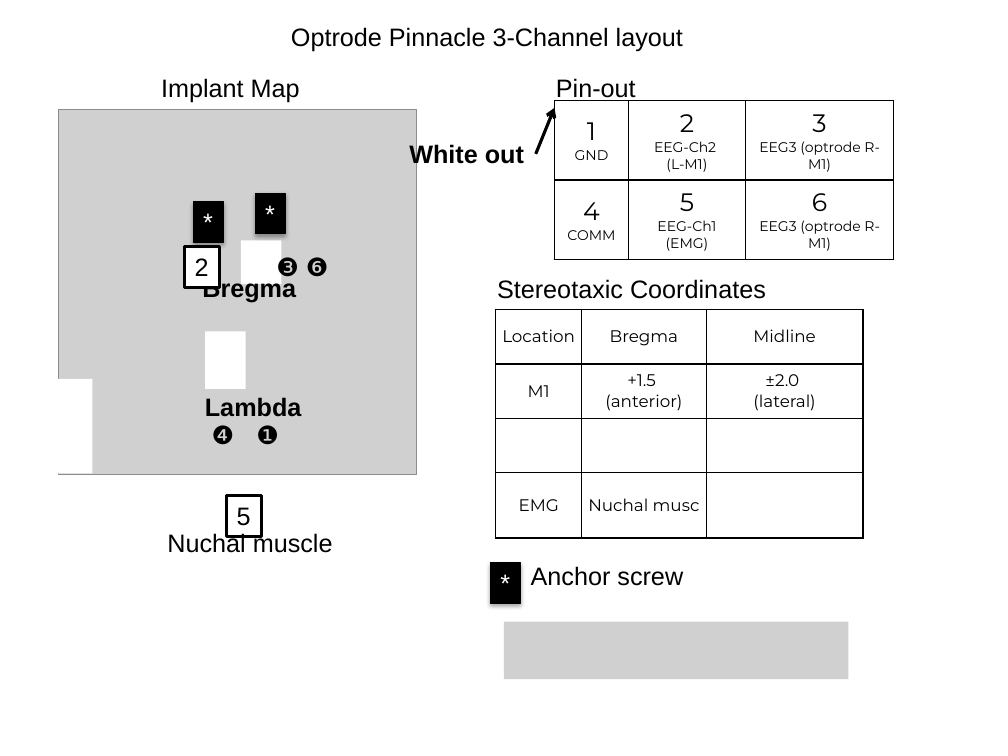
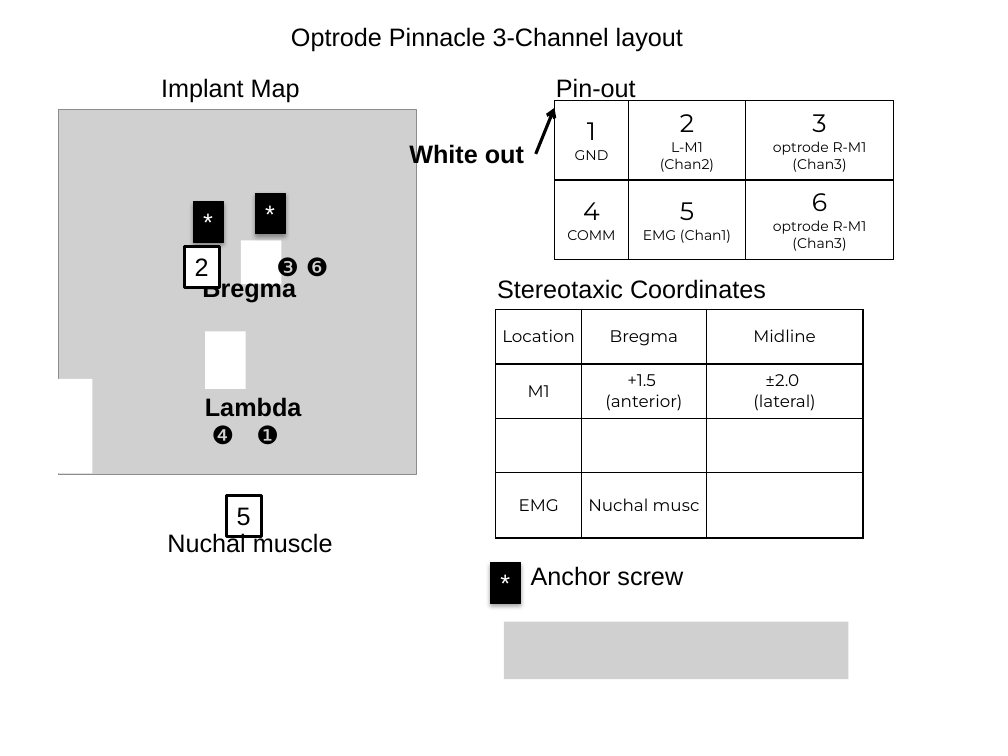
Before and after one commit to korkam/KamLab, a slide deck: slide 1 of _Experiments/_PROTOCOLs/_Surgery/_templates/RM1optrode-LM1-EMG layout.pptx. Drawn at 1008x756 pixels with LibreOffice and Linux fonts; fonts in the diff are those of the drawing; grey boxes stand for pictures. Boxes give left, top, right and bottom in pixels: in the first picture for what was removed or moved away, otherwise in the second. Text is boxed around its words. In the diff, an @@ line names an element or a change of style, - is before the commit and + after.

```diff
--- a/_Experiments/_PROTOCOLs/_Surgery/_templates/RM1optrode-LM1-EMG layout.pptx
+++ b/_Experiments/_PROTOCOLs/_Surgery/_templates/RM1optrode-LM1-EMG layout.pptx
@@ table at bbox=[554, 101, 893, 259] @@
-row 1, column 2: 2 / EEG-Ch2 / (L-M1)
+row 1, column 2: 2 / L-M1 / (Chan2)
-row 1, column 3: 3 / EEG3 (optrode R-M1)
+row 1, column 3: 3 / optrode R-M1 (Chan3)
-row 2, column 2: 5 / EEG-Ch1 (EMG)
+row 2, column 2: 5 / EMG (Chan1)
-row 2, column 3: 6 / EEG3 (optrode R-M1)
+row 2, column 3: 6 / optrode R-M1 (Chan3)
```
Also in this commit, not shown: 6 other files.
